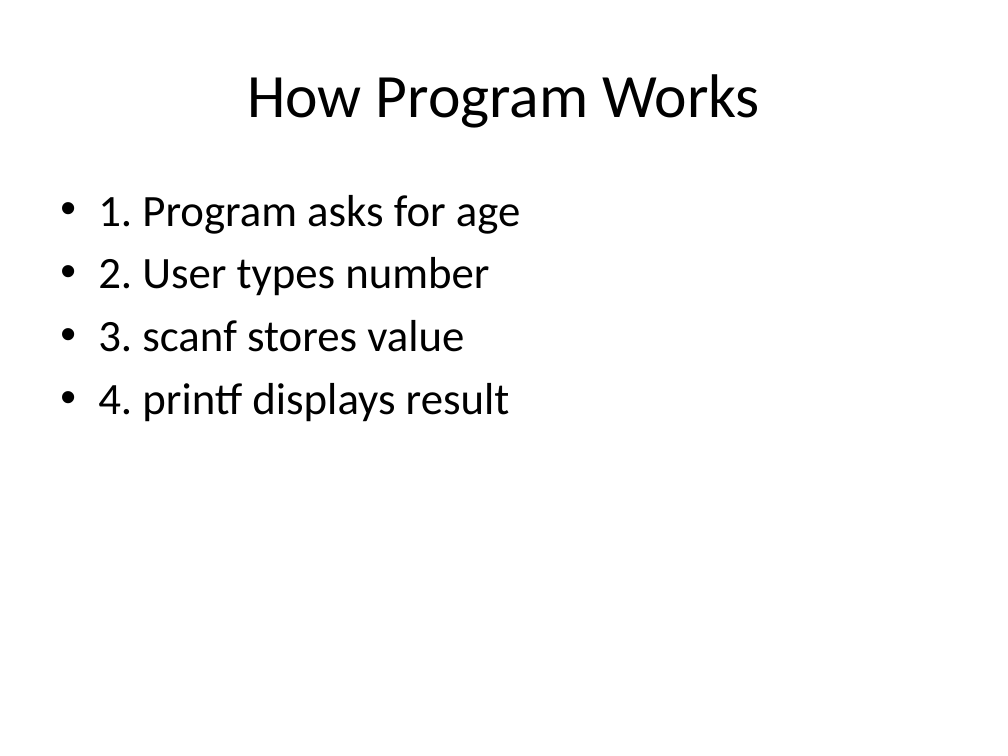
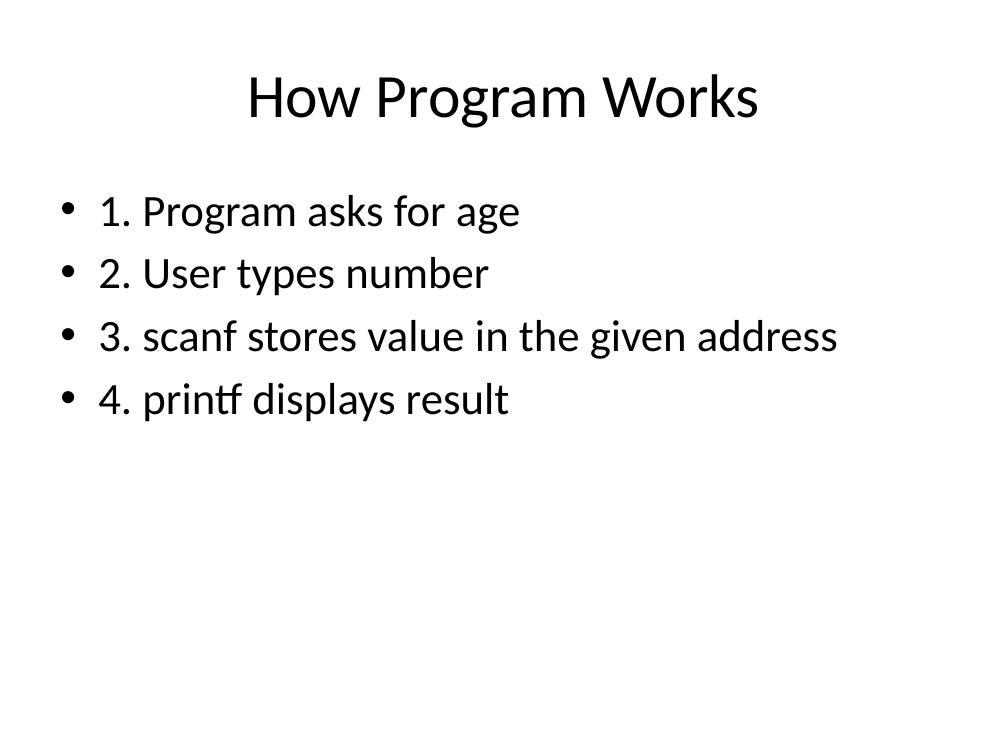
Before and after one commit to nagendra571/C, a slide deck: slide 9 of C Class/docs/Level_1__Lesson_7_scanf_Input.pptx. Drawn at 1008x756 pixels with LibreOffice and Linux fonts; fonts in the diff are those of the drawing. Boxes give left, top, right and bottom in pixels: in the first picture for what was removed or moved away, otherwise in the second. Text is boxed around its words. In the diff, an @@ line names an element or a change of style, - is before the commit and + after.

Commit message:
scanf

```diff
--- a/C Class/docs/Level_1__Lesson_7_scanf_Input.pptx
+++ b/C Class/docs/Level_1__Lesson_7_scanf_Input.pptx
@@ text at bbox=[98, 320, 838, 359]: text changed @@
-• 3. scanf stores value
+• 3. scanf stores value in the given address
```
Also in this commit, not shown: 7 other slides changed, 3 other files.
